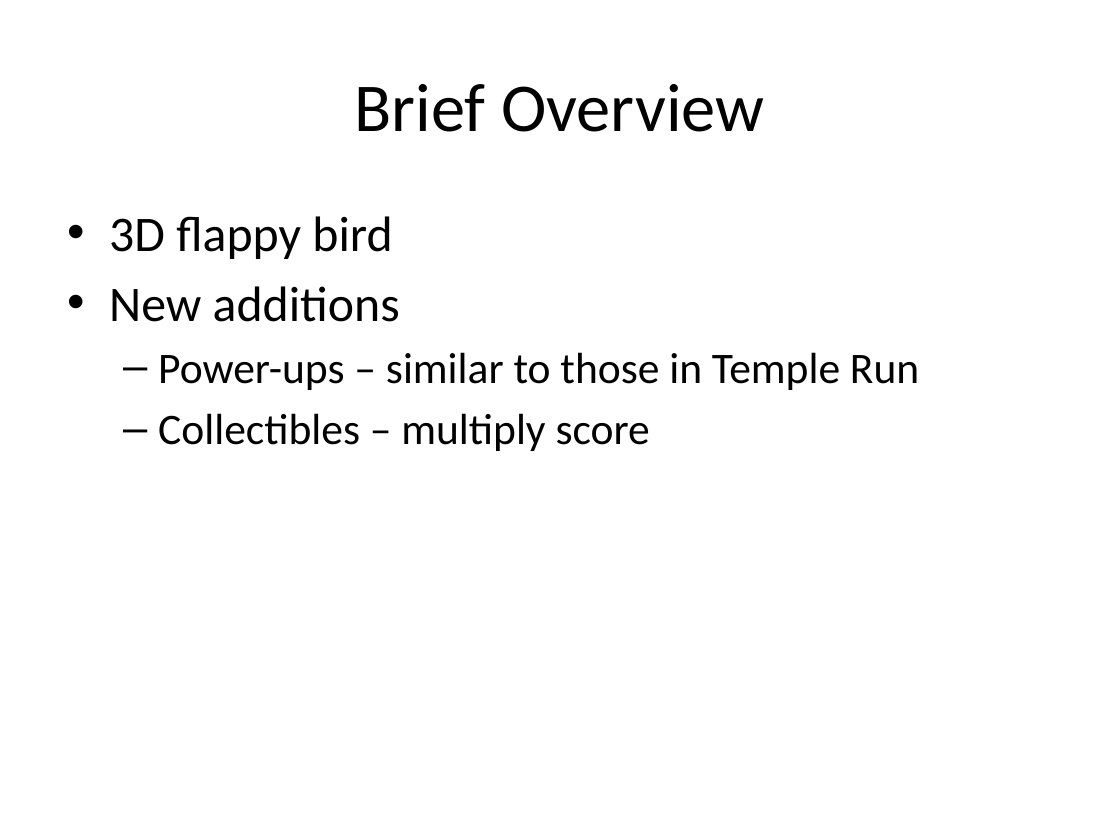
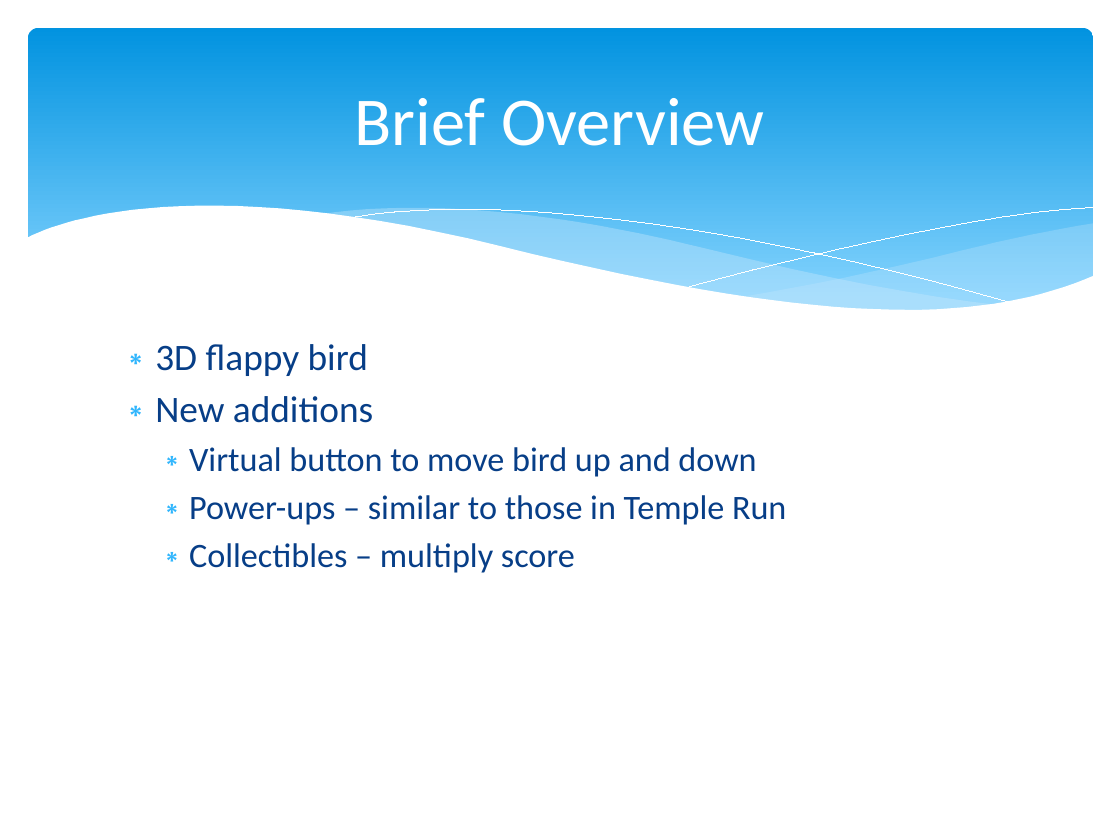
Before and after one commit to jpf2141/FlappyBird3D, a slide deck: slide 2 of progressreport1.pptx. Drawn at 1120x840 pixels with LibreOffice and Linux fonts; fonts in the diff are those of the drawing. Boxes give left, top, right and bottom in pixels: in the first picture for what was removed or moved away, otherwise in the second. Text is boxed around its words. In the diff, an @@ line names an element or a change of style, - is before the commit and + after.

```diff
--- a/progressreport1.pptx
+++ b/progressreport1.pptx
@@ rounded rectangle added at bbox=[28, 28, 1093, 330], fill gradient #0293E0 to #83D3FE @@
@@ title "Brief Overview": place and size @@
-title "Brief Overview" at bbox=[355, 84, 764, 132]
+title "Brief Overview" at bbox=[355, 98, 764, 146]
@@ title "Brief Overview" at bbox=[355, 98, 764, 146]: text colour #000000 to #FFFFFF @@
@@ group added at bbox=[26, 206, 1094, 368]: 5 freeform shapes @@
@@ text "3D flappy bird": place and size @@
-text "3D flappy bird" at bbox=[109, 216, 919, 451]
+text "3D flappy bird" at bbox=[155, 344, 786, 573]
@@ text at bbox=[155, 344, 786, 573]: size 32 to 24 pt in "3D flappy bird", "New additions"; text colour #000000 to #073E87 in "3D flappy bird", "New additions", "Power-ups – similar to those in Temple ...", "Collectibles – multiply score"; size 28 to 22 pt in "Power-ups – similar to those in Temple ...", "Collectibles – multiply score"; bullet • to ∗; less space between paragraphs; bullet – to ∗ @@
@@ text at bbox=[189, 447, 756, 477]: paragraph added @@
+  ∗ Virtual button to move bird up and down
```
Also in this commit, not shown: 4 other slides changed, 1 other file.
